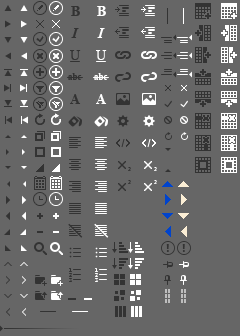
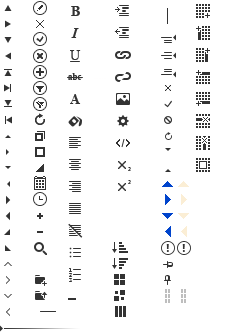
The second (240, 336) image is a revision of the first. Changes to its layers:
removed group "table hover" (8 layers) over [221, 7, 237, 172]
removed layer "new table hover" from group "table hover" over [222, 7, 237, 19]
removed layer "add left hover" from group "table hover" over [221, 25, 236, 41]
removed layer "add right hover" from group "table hover" over [222, 47, 237, 63]
removed layer "add above hover" from group "table hover" over [221, 69, 237, 84]
removed layer "add below hover" from group "table hover" over [221, 92, 237, 107]
removed layer "remove row hover" from group "table hover" over [222, 114, 236, 128]
removed layer "remove col hover" from group "table hover" over [222, 136, 236, 150]
removed layer "merge hover" from group "table hover" over [222, 158, 236, 172]
removed group "table" (8 layers) over [195, 3, 211, 173]
removed layer "new table" from group "table" over [195, 3, 211, 19]
removed layer "add left" from group "table" over [195, 25, 211, 41]
removed layer "add right" from group "table" over [195, 47, 211, 63]
removed layer "add top" from group "table" over [195, 69, 211, 85]
removed layer "add below" from group "table" over [195, 91, 211, 107]
removed layer "remove row" from group "table" over [195, 113, 211, 129]
removed layer "remove col" from group "table" over [195, 135, 211, 151]
removed layer "merge" from group "table" over [195, 157, 211, 173]
added layer "table hover" above "table" over [222, 7, 236, 172]
added layer "table" above "tooltip" over [196, 4, 210, 172]
hid "gray" over [0, 0, 240, 336]
